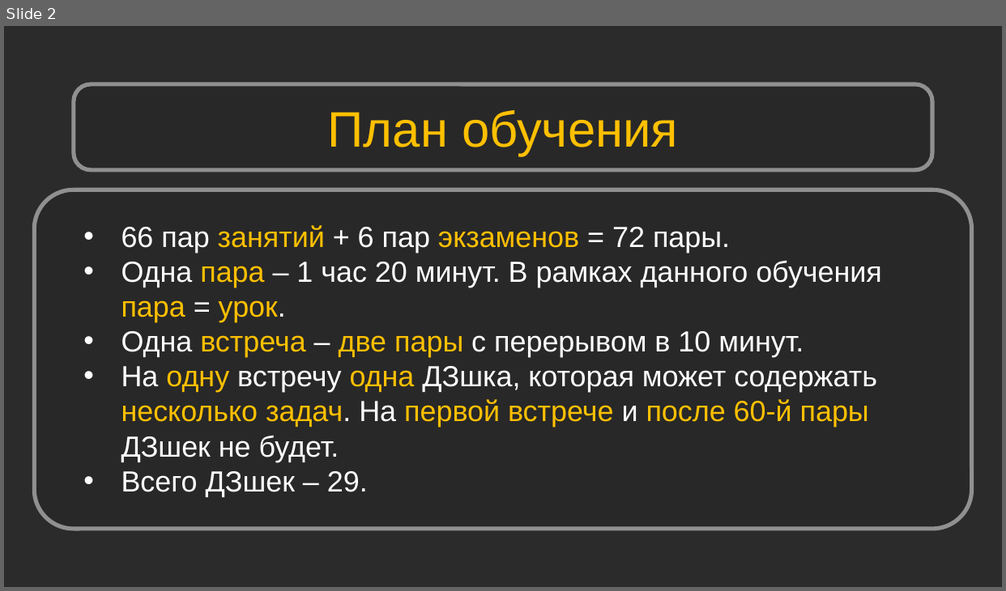
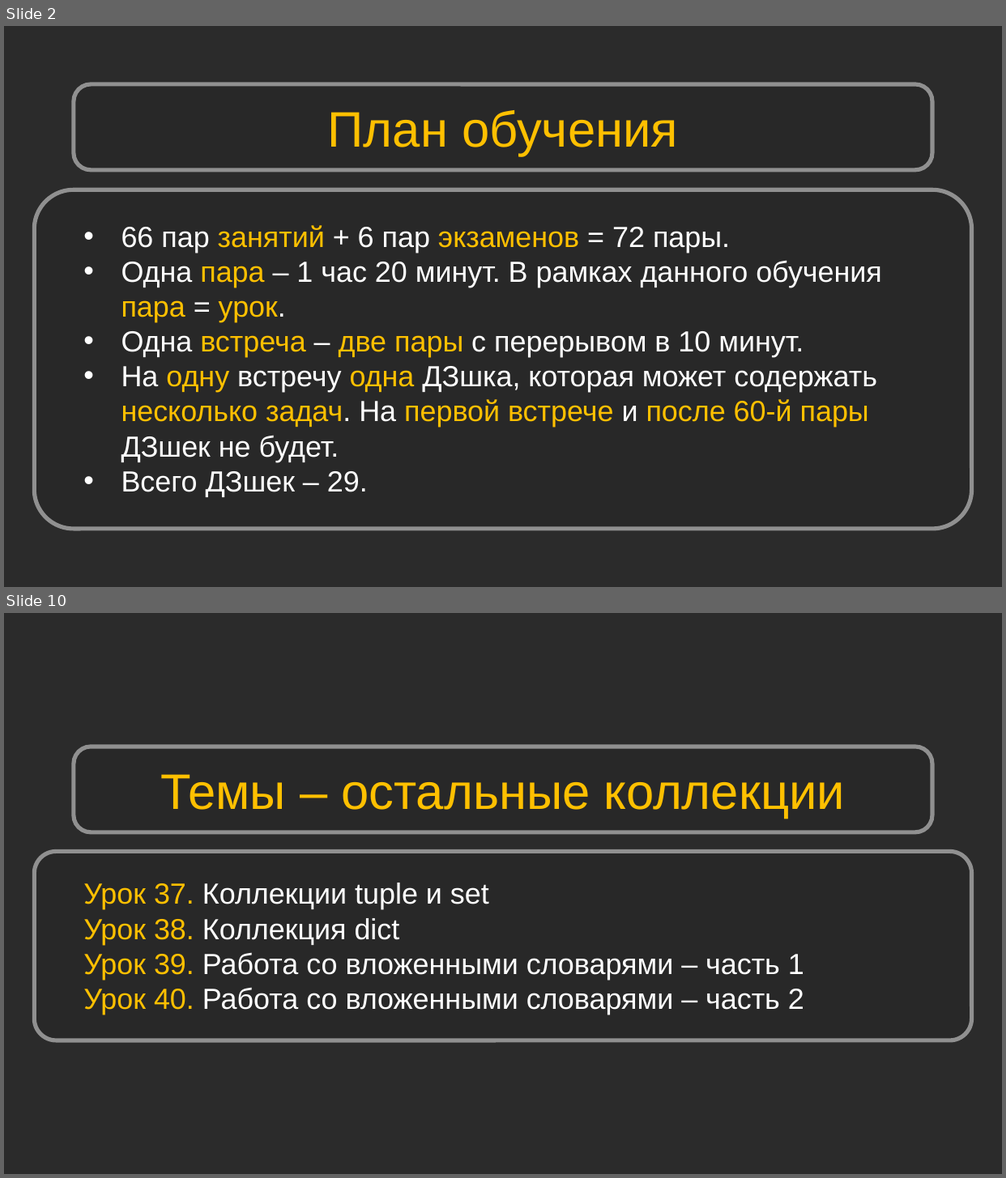
Before and after one commit to Shikonohito/Python_Bootcamp, a slide deck: Урок 01. Mystat. Microsoft Teams/Урок 1. Mystat. Microsoft Teams.pptx. Shown one above the other, each under a label of ours: slide 2 before the commit, slides 2 and 10 after it; the slides between them are not shown. The pictures are 1006x591 and 1006x1178 pixels, drawn with LibreOffice and Linux fonts; fonts in the diff are those of the drawing; background and template pictures are left out; a plain dark background stands for a picture behind light text. Boxes give left, top, right and bottom in pixels: in the first picture for what was removed or moved away, otherwise in the second. Text is boxed around its words. In the diff, an @@ line names an element or a change of style, - is before the commit and + after.

```diff
--- a/Урок 01. Mystat. Microsoft Teams/Урок 1. Mystat. Microsoft Teams.pptx
+++ b/Урок 01. Mystat. Microsoft Teams/Урок 1. Mystat. Microsoft Teams.pptx
@@ slide 10 added at [4, 613, 1002, 1174], background picture (left out) @@
@@ rounded rectangle added at [74, 747, 932, 833], fill #262626 at 50% opacity, outline #909090 4 pt @@
@@ text added at [160, 774, 845, 818], 48 pt, text #FFC000 @@
+Темы – остальные коллекции
@@ rounded rectangle added at [34, 852, 971, 1041], fill #262626 at 50% opacity, outline #909090 4 pt @@
@@ text added at [83, 883, 804, 1015], 28 pt, text #FFFFFF @@
+Урок 37. Коллекции tuple и set
+Урок 38. Коллекция dict
+Урок 39. Работа со вложенными словарями – часть 1
+Урок 40. Работа со вложенными словарями – часть 2
```
Also in this commit, not shown: 3 slides changed, 20 other slides added, 2 slides removed, 20 other files.
